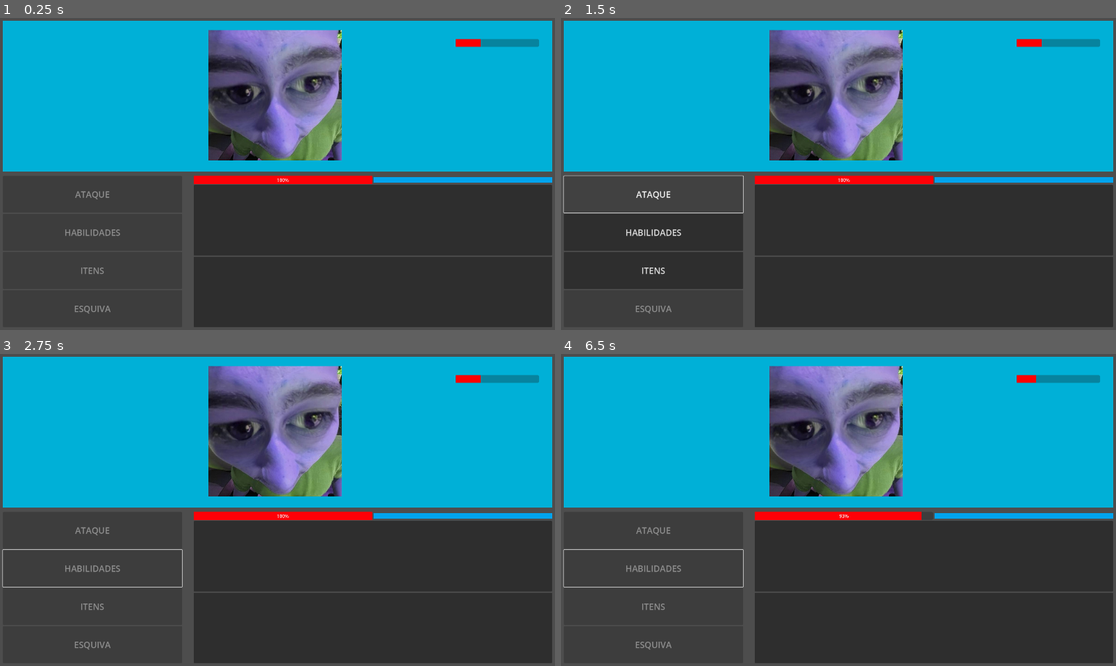
Above: before the commit, frames 1-4 (two rows, left to right).
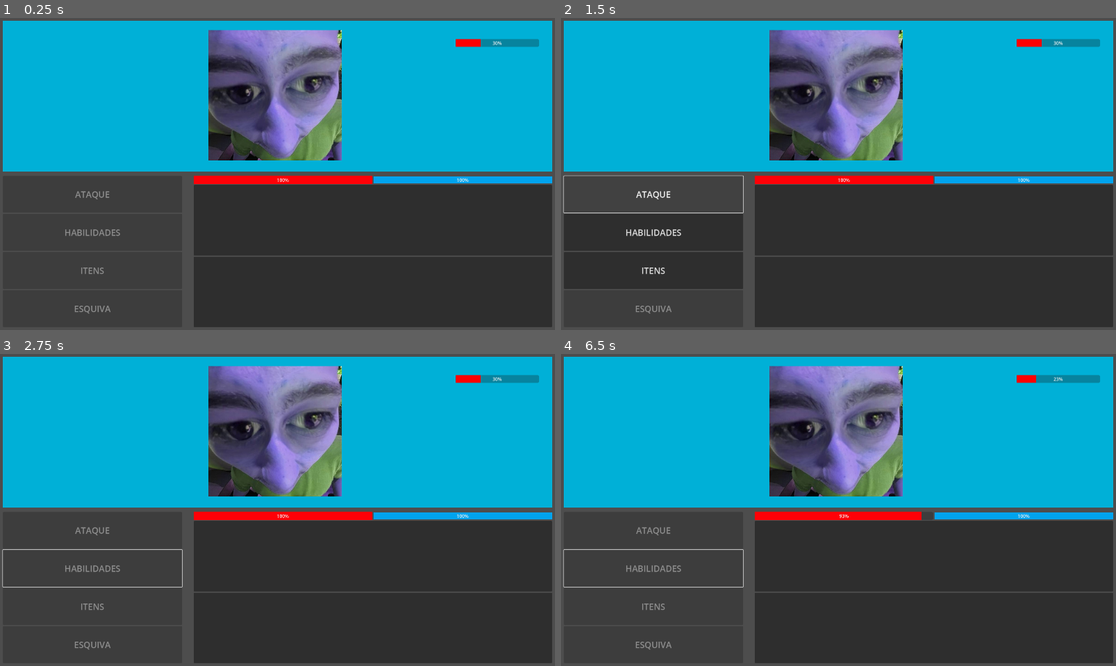
Above: after the commit, the same moments.

Repository: victor-inacio/Prototype-Macro-02
Game: Godot game, scene res://UI.tscn
Two runs of this game, one before a commit and one after it. Both use one fixed random seed, a clock stepped at 60 frames per second and the inputs below.
Inputs (mouse positions are in pixels of both pictures, inside the frame that each line leads up to):
- Up to frame 1 (0.25 s): no input
- Up to frame 2 (1.5 s): tap Enter at 0.5 s; move the mouse to (960, 158) at 0.52 s; click "ATAQUE" at 1.25 s
- Up to frame 3 (2.75 s): click "HABILIDADES" at 2 s
- Up to frame 4 (6.5 s): tap Space at 2.75, 4.25, 5.75 s; move the mouse to (727, 525) at 2.77 s; tap Enter at 3.5, 5 s; move the mouse to (894, 441) at 3.52 s; move the mouse to (810, 572) at 4.27 s; move the mouse to (1005, 556) at 5.02 s; move the mouse to (672, 463) at 5.77 s

The runs differ from the first frame. In frame 1, 0.2% of the frame differs, in the area x 67-100%, y 7-54%; in frame 2, 0.2%; in frame 3, 0.2%; in frame 4, 0.2%.

Commit message:
Health and Stamina bars have percentage

Diff:
--- a/UI.tscn
+++ b/UI.tscn
@@ -149,7 +149,6 @@
 theme_override_styles/fill = SubResource("StyleBoxFlat_380ov")
 value = 100.0
 allow_lesser = true
-show_percentage = false
 
 [node name="Control" type="Control" parent="MarginContainer/VBoxContainer/HBoxContainer2/VBoxContainer"]
 visible = false
@@ -238,7 +237,6 @@
 theme = SubResource("Theme_2kcyw")
 theme_override_styles/fill = SubResource("StyleBoxFlat_hmmug")
 value = 100.0
-show_percentage = false
 
 [node name="FightManager" type="Node2D" parent="." node_paths=PackedStringArray("player", "enemy")]
 script = ExtResource("3_bv7wc")
